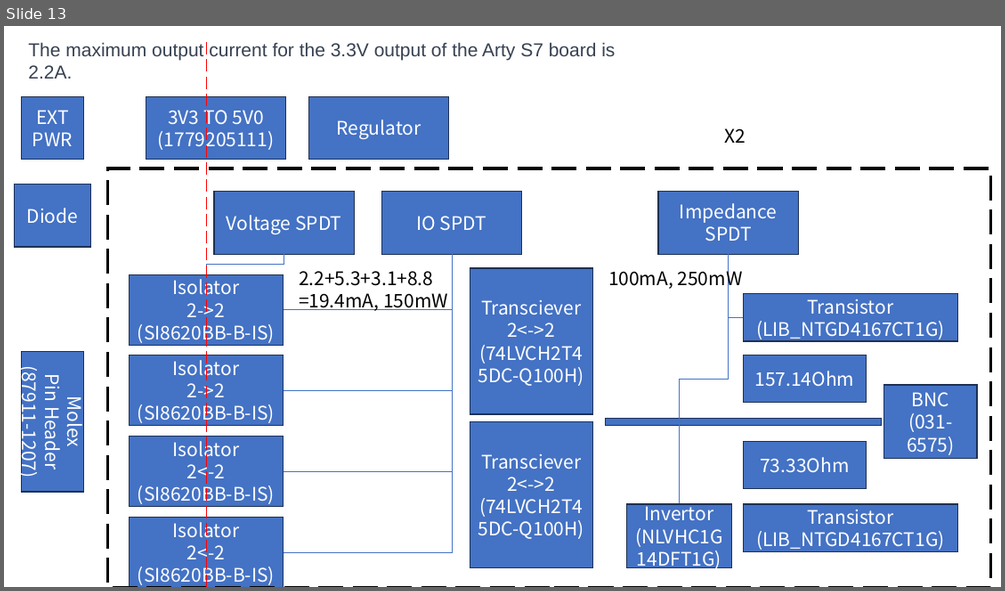
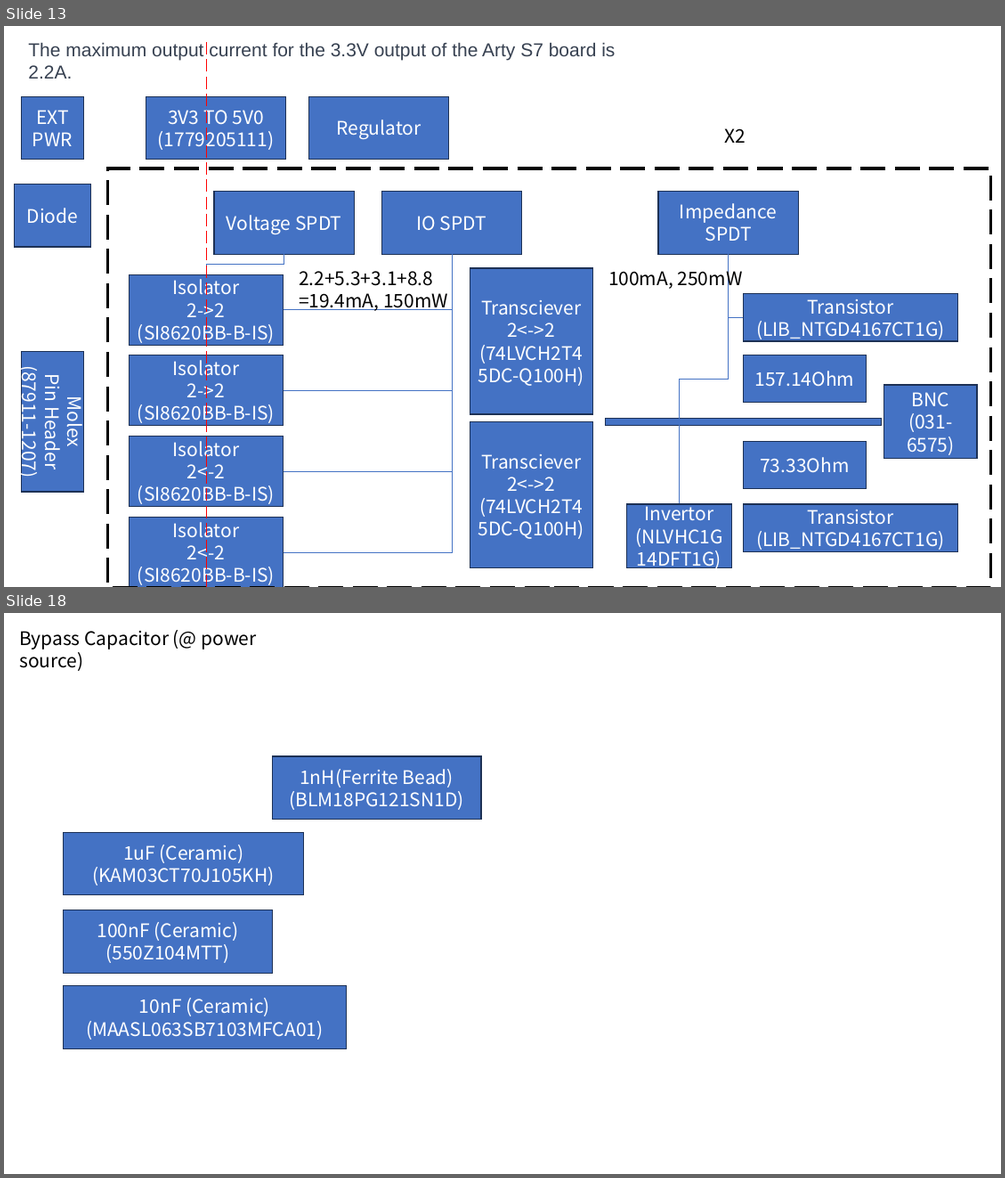
Before and after one commit to alexist2623/PMOD2BNC, a slide deck: Meeting/PMOD2BNC.pptx. Shown one above the other, each under a label of ours: slide 13 before the commit, slides 13 and 18 after it; the slides between them are not shown. The pictures are 1005x591 and 1005x1178 pixels, drawn with LibreOffice and Linux fonts; fonts in the diff are those of the drawing. Boxes give left, top, right and bottom in pixels: in the first picture for what was removed or moved away, otherwise in the second. Text is boxed around its words. In the diff, an @@ line names an element or a change of style, - is before the commit and + after.

Commit message:
Capacitors, SPDT, Switch added

```diff
--- a/Meeting/PMOD2BNC.pptx
+++ b/Meeting/PMOD2BNC.pptx
@@ slide 18 added at [4,613,1001,1174], background #FFFFFF @@
@@ text added at [19,631,257,671], 18 pt, text #000000 @@
+Bypass Capacitor (@ power source)
@@ rectangle added at [273,756,481,819], fill #4472C4, outline #1E3256 1 pt, 18 pt, text #FFFFFF @@
+1nH(Ferrite Bead)
+(BLM18PG121SN1D)
@@ rectangle added at [63,832,303,895], fill #4472C4, outline #1E3256 1 pt, 18 pt, text #FFFFFF @@
+1uF (Ceramic)
+(KAM03CT70J105KH)
@@ rectangle added at [63,910,272,973], fill #4472C4, outline #1E3256 1 pt, 18 pt, text #FFFFFF @@
+100nF (Ceramic)
+(550Z104MTT)
@@ rectangle added at [63,985,346,1048], fill #4472C4, outline #1E3256 1 pt, 18 pt, text #FFFFFF @@
+10nF (Ceramic)
+(MAASL063SB7103MFCA01)
```
Also in this commit, not shown: 1 slide changed, 3 other slides added, 16 other files.
